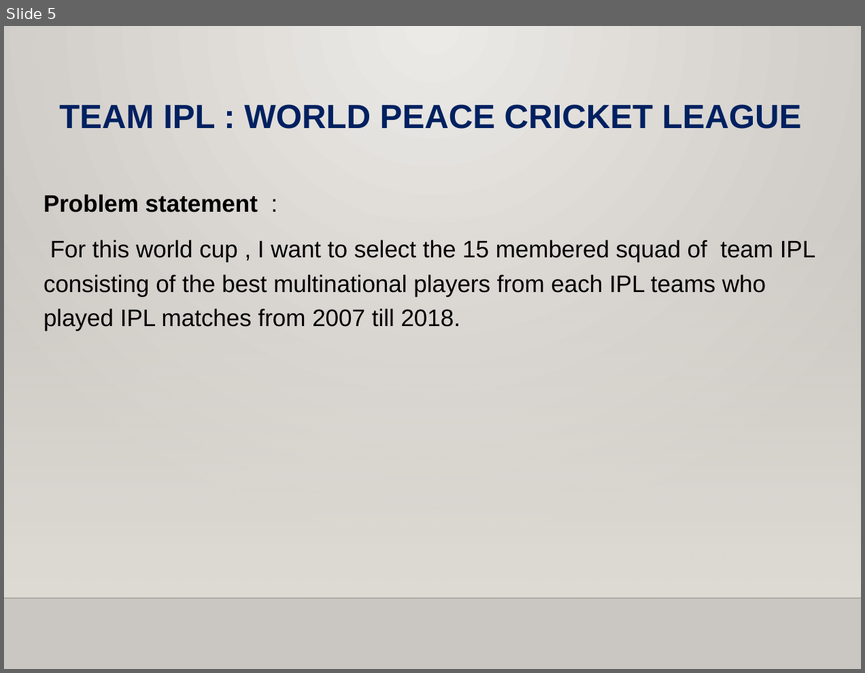
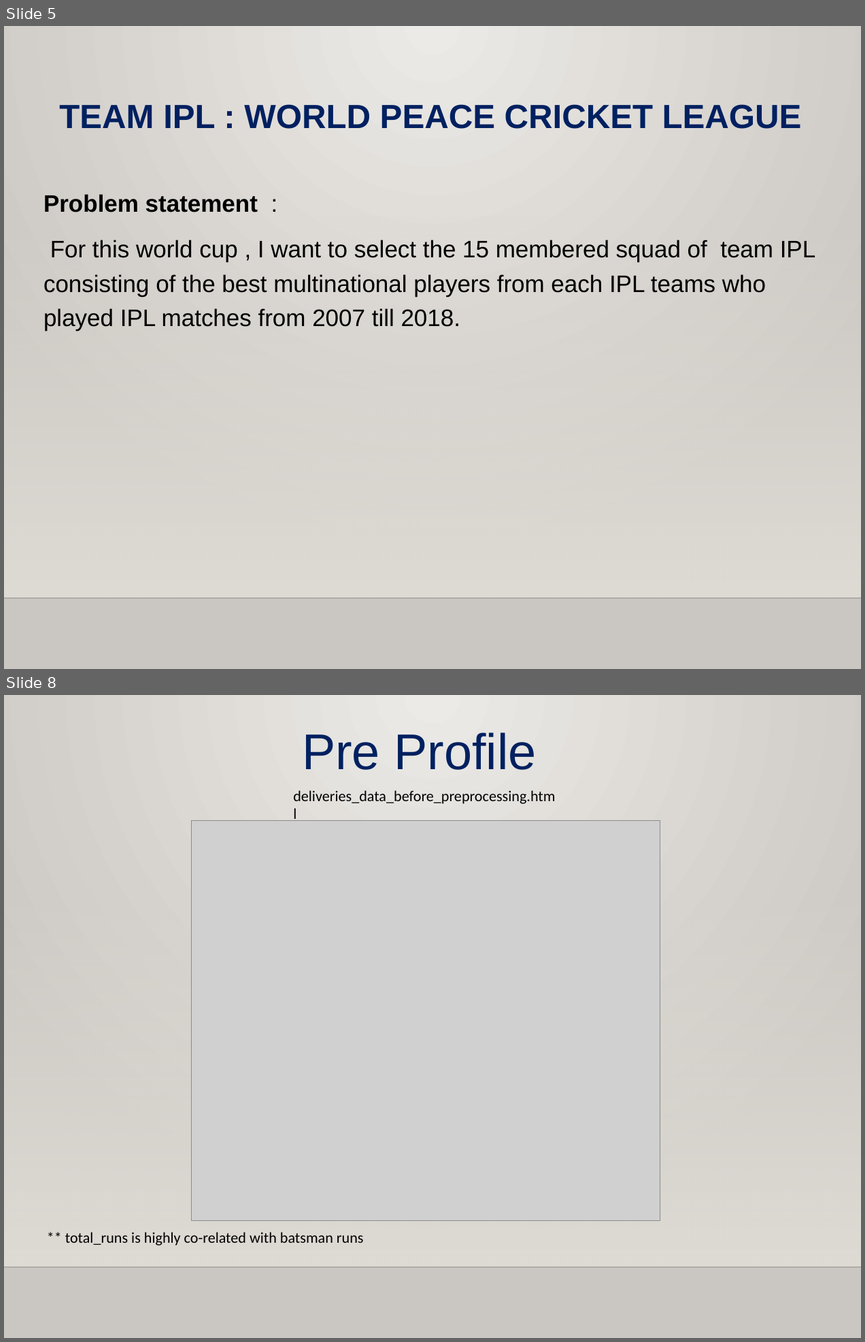
Before and after one commit to idhariharan/Hari-Iyer-INSAID-GCDAI-, a slide deck: Hari IyerMarch 2019 Cohort Term1 Project World Peace Cricket League.pptx. Shown one above the other, each under a label of ours: slide 5 before the commit, slides 5 and 8 after it; the slides between them are not shown. The pictures are 865x673 and 865x1342 pixels, drawn with LibreOffice and Linux fonts; fonts in the diff are those of the drawing; grey boxes stand for pictures; background and template pictures are left out. Boxes give left, top, right and bottom in pixels: in the first picture for what was removed or moved away, otherwise in the second. Text is boxed around its words. In the diff, an @@ line names an element or a change of style, - is before the commit and + after.

```diff
--- a/Hari IyerMarch 2019 Cohort Term1 Project World Peace Cricket League.pptx
+++ b/Hari IyerMarch 2019 Cohort Term1 Project World Peace Cricket League.pptx
@@ slide 8 added at box(4, 695, 861, 1338), background gradient #ECEAE7 to #CAC7C1; not listed: 2 template elements that a slide beside it also shows @@
@@ text added at box(302, 732, 536, 770), 60 pt, text #002060 @@
+Pre Profile
@@ text added at box(293, 790, 555, 804), 18 pt, text #000000 @@
+deliveries_data_before_preprocessing.html
@@ picture added at box(192, 820, 660, 1220) @@
@@ text added at box(65, 1232, 364, 1245), 18 pt, text #000000 @@
+** total_runs is highly co-related with batsman runs
```
Also in this commit, not shown: 1 slide changed, 4 other slides added, 2 slides removed, 4 other files.
